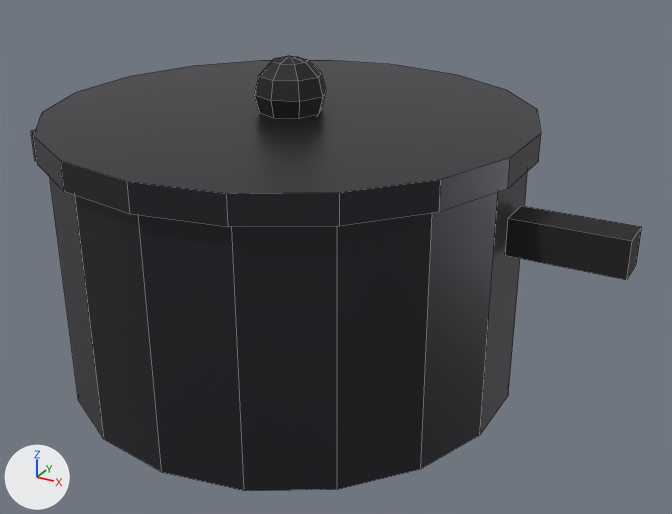
What one commit did to the FBX model unity/Assets/Art/rooms/pot.fbx.
Rendered twice from a 50 mm lens placed at (0.262, -0.425, 0.286), pointed at (0.027, 0.001, 0.073). Every picture has the same lights, and +X, +Y and +Z are marked at lower left. The first picture is the older version. Mesh edges are drawn as thin lines.

The first picture shows 'pot'.
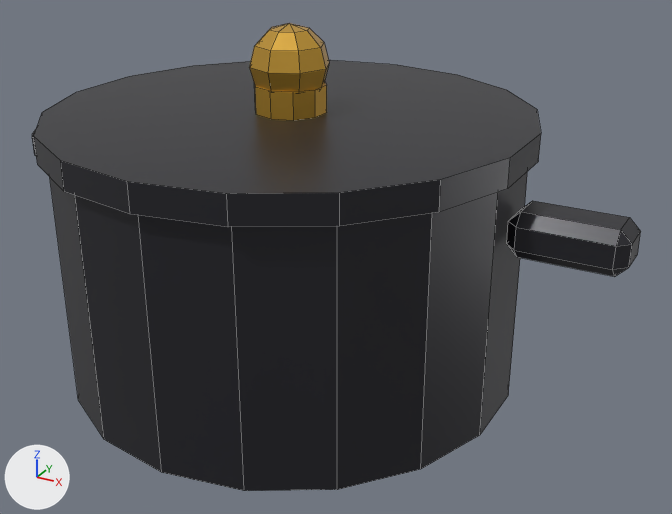
What changed in the scene script:
```text
Add mat_c2a2a30:
    mat_c2a2a30 = principled_material('c2a2a30')
    mat_c2a2a30.base_color = (0.0232, 0.0232, 0.0296)  # dark grey #2a2a30
    mat_c2a2a30.metallic = 0.3
    mat_c2a2a30.roughness = 0.35
Add mat_cd8a840:
    mat_cd8a840 = principled_material('cd8a840')
    mat_cd8a840.base_color = (0.687, 0.392, 0.0513)  # orange #d8a840
    mat_cd8a840.metallic = 0.6
    mat_cd8a840.roughness = 0.3
Change me_pot:
    used by ob_pot; location = (0.0, 0.0, 0.0)
    remove me_pot.from_pydata(...)  # 130 vertices, 100 faces; spans x -0.19..0.19, y -0.135..0.135, z 0.0..0.185
    add me_pot.from_pydata(...)  # 182 vertices, 152 faces; spans x -0.19..0.19, y -0.135..0.135, z 0.0..0.202
    me_pot part 1: a new loose piece, a 10-sided cylinder along z spanning x -0.019..0.019, y -0.02..0.02, z 0.155..0.17, in mat_cd8a840 (orange #d8a840)
    me_pot part 2: the loose piece of 8 vertices spanning x -0.19..-0.13, y -0.01..0.01, z 0.1..0.12 is rebuilt with 24 vertices and now spans x -0.19..-0.13, y -0.015..0.015, z 0.1..0.124, in mat_c2a2a30 (dark grey #2a2a30)
    me_pot part 3: the loose piece of 8 vertices spanning x 0.13..0.19, y -0.01..0.01, z 0.1..0.12 is rebuilt with 24 vertices and now spans x 0.13..0.19, y -0.015..0.015, z 0.1..0.124, in mat_c2a2a30 (dark grey #2a2a30)
    me_pot part 4: 40 faces spanning x -0.133..0.133, y -0.135..0.135, z 0.0..0.155 switch from mat_c3a3a40 (dark grey #3a3a40) to mat_c2a2a30 (dark grey #2a2a30)
    me_pot part 5: 48 faces spanning x -0.022..0.022, y -0.022..0.022, z 0.158..0.202 switch from mat_c1a1a1a (black #1a1a1a) to mat_cd8a840 (orange #d8a840)
    other edits to the shape of me_pot do not show in these pictures
```

Changed parts and their boxes [x1, y1, x2, y2] in the pictures (672 x 514 px):
'pot', reshaped (8% taller)
    before: [31, 56, 642, 491]
    after: [32, 23, 641, 491]
part 1 of me_pot, added (orange)
    after: [255, 82, 327, 120]
part 2 of me_pot, rebuilt (mostly hidden)
    before: [31, 129, 37, 161]
    after: [32, 129, 36, 156]
part 3 of me_pot, rebuilt
    before: [505, 206, 642, 280]
    after: [507, 201, 641, 277]
part 4 of me_pot, recoloured
    both: [34, 60, 525, 262]
part 5 of me_pot, recoloured
    before: [254, 56, 326, 119]
    after: [249, 23, 329, 92]
